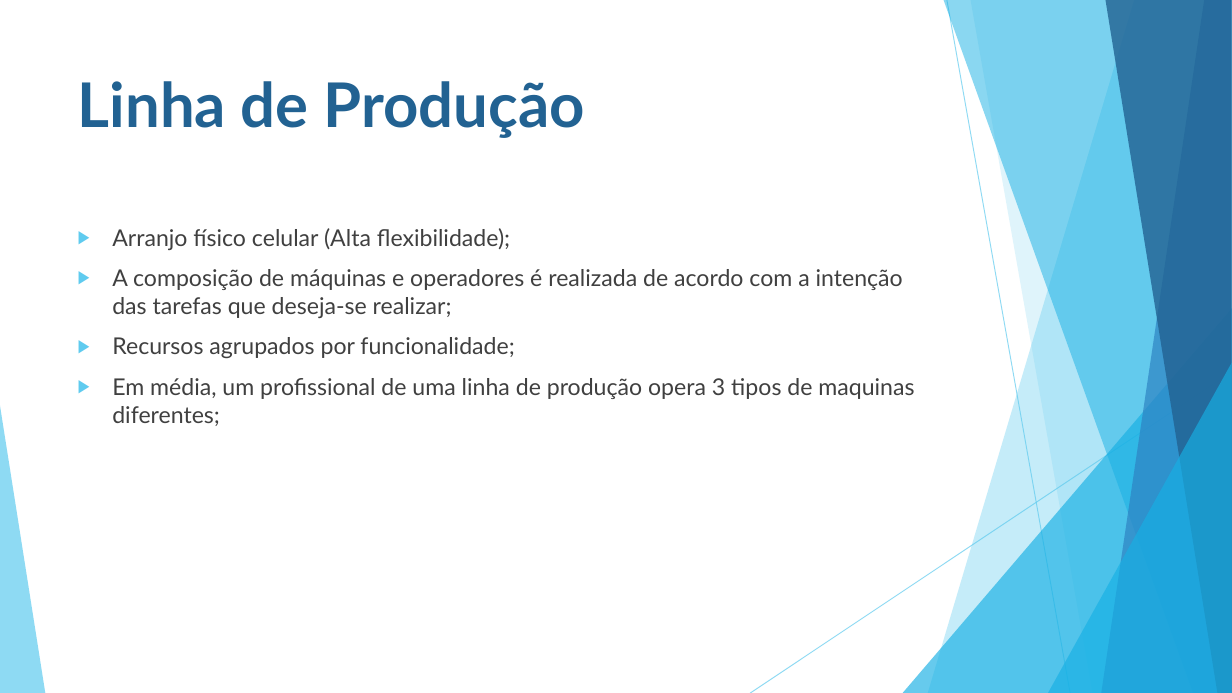
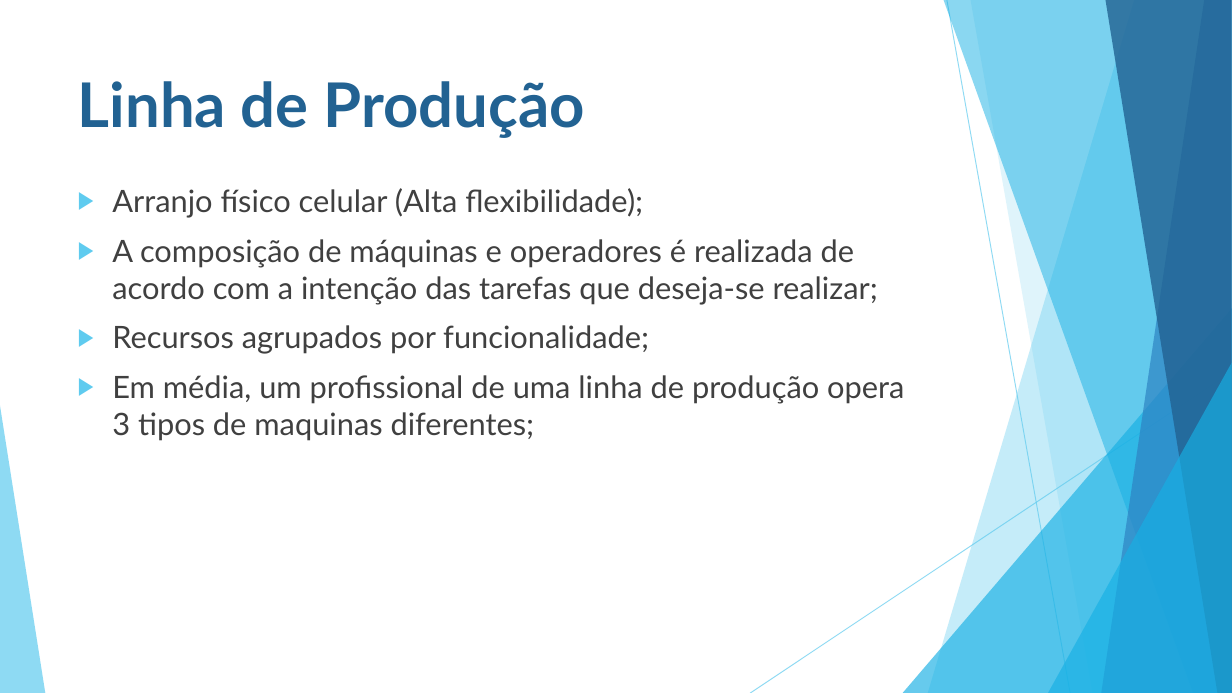
Before and after one commit to ruannicolini/Tear, a slide deck: slide 6 of Documentação/BALANCEAMENTO DE LINHA DE PRODUÇÃO.pptx. Drawn at 1232x693 pixels with LibreOffice and Linux fonts; fonts in the diff are those of the drawing. Boxes give left, top, right and bottom in pixels: in the first picture for what was removed or moved away, otherwise in the second. Text is boxed around its words. In the diff, an @@ line names an element or a change of style, - is before the commit and + after.

```diff
--- a/Documentação/BALANCEAMENTO DE LINHA DE PRODUÇÃO.pptx
+++ b/Documentação/BALANCEAMENTO DE LINHA DE PRODUÇÃO.pptx
@@ text "Arranjo físico celular (Alta flexibilidade);": place and size @@
-text "Arranjo físico celular (Alta flexibilidade);" at bbox=[112, 228, 914, 426]
+text "Arranjo físico celular (Alta flexibilidade);" at bbox=[112, 188, 904, 441]
@@ text "Arranjo físico celular (Alta flexibilidade);" at bbox=[112, 188, 904, 441]: size 18 to 24 pt @@
```
Also in this commit, not shown: 5 other slides changed, 1 slide added.
